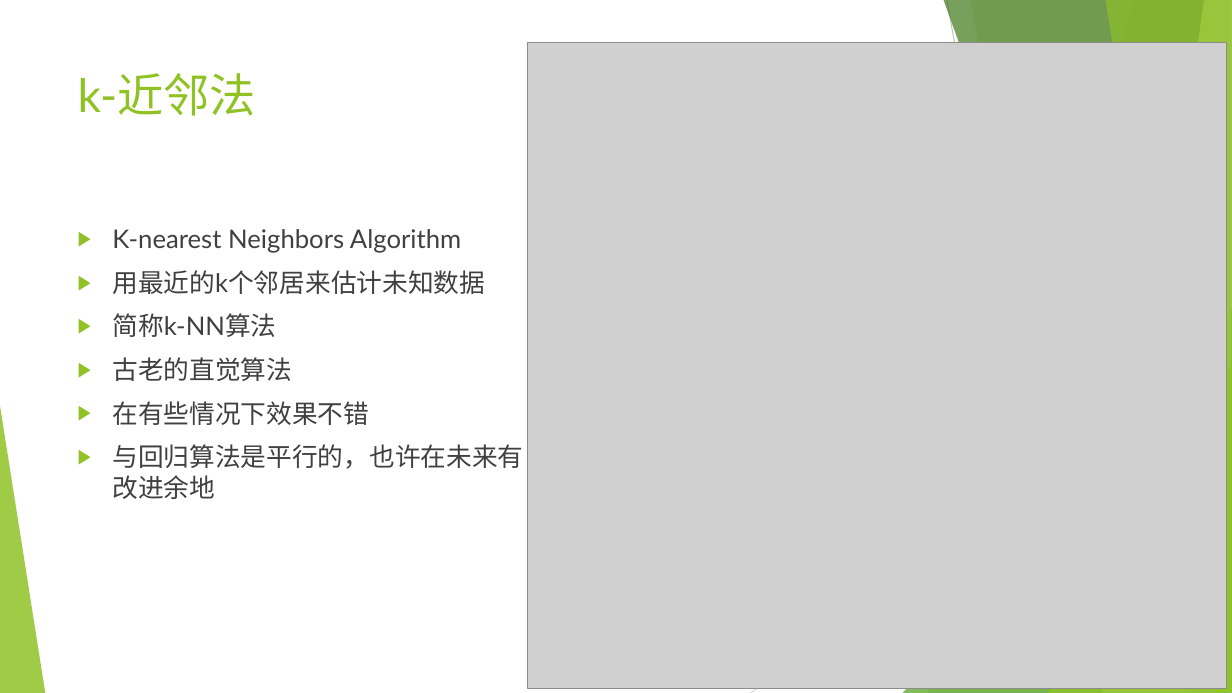
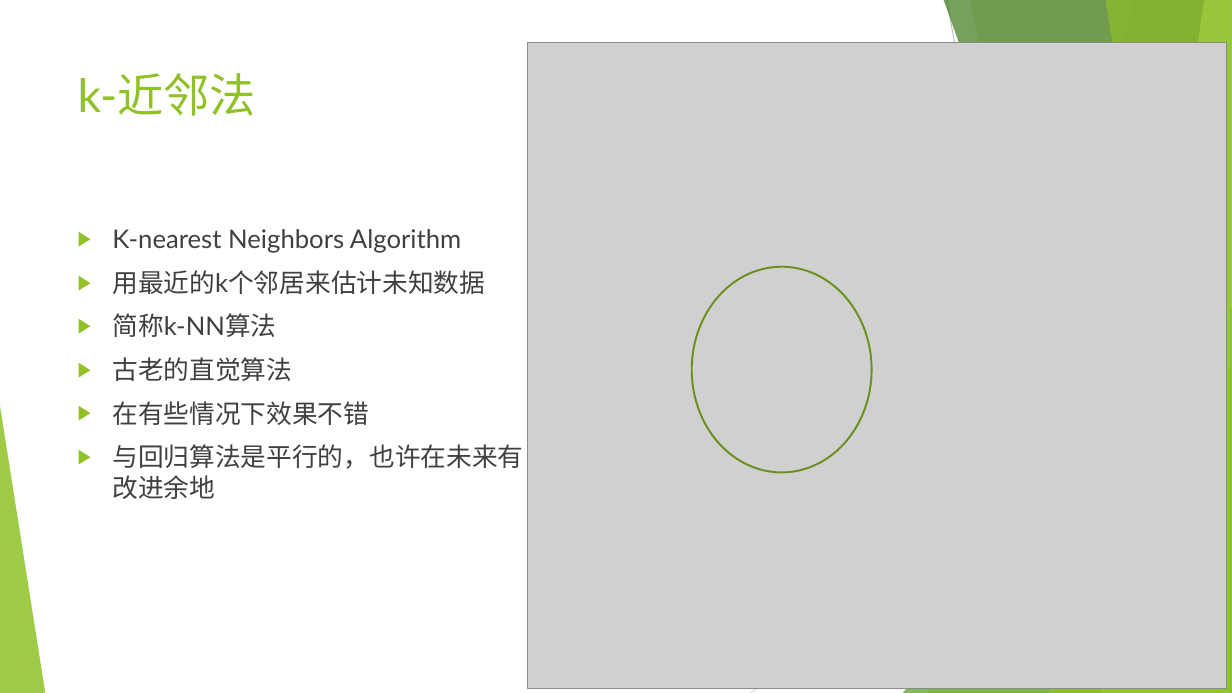
Before and after one commit to wangyi-fudan/BIOL130173, a slide deck: slide 2 of 6_k近邻法.pptx. Drawn at 1232x693 pixels with LibreOffice and Linux fonts; fonts in the diff are those of the drawing; grey boxes stand for pictures. Boxes give left, top, right and bottom in pixels: in the first picture for what was removed or moved away, otherwise in the second. Text is boxed around its words. In the diff, an @@ line names an element or a change of style, - is before the commit and + after.

```diff
--- a/6_k近邻法.pptx
+++ b/6_k近邻法.pptx
@@ ellipse added at (692,267,872,473), outline #6B901C 1.5 pt @@
```
Also in this commit, not shown: 2 other slides changed, 9 slides added, 1 slide removed.
